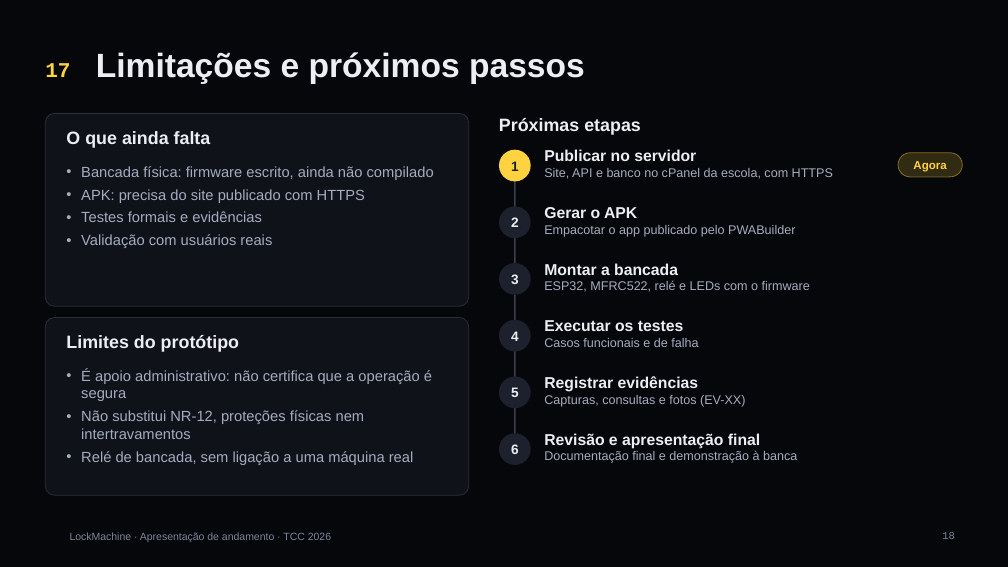
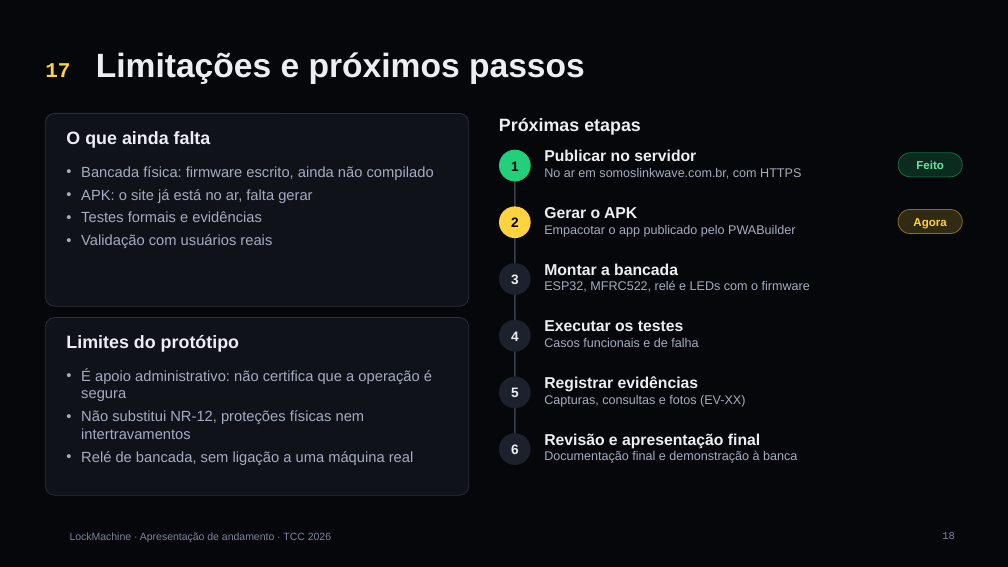
Before and after one commit to LeonardoKronka/linkwave-lockmachine, a slide deck: slide 18 of docs/apresentacao/completa/LockMachine_Completa_PowerPoint.pptx. Drawn at 1008x567 pixels with LibreOffice and Linux fonts; fonts in the diff are those of the drawing; background and template pictures are left out. Boxes give left, top, right and bottom in pixels: in the first picture for what was removed or moved away, otherwise in the second. Text is boxed around its words. In the diff, an @@ line names an element or a change of style, - is before the commit and + after.

```diff
--- a/docs/apresentacao/completa/LockMachine_Completa_PowerPoint.pptx
+++ b/docs/apresentacao/completa/LockMachine_Completa_PowerPoint.pptx
@@ ellipse "1" at (499, 150, 531, 181): text colour #1C212D to #000000; fill #FFD23F to #22D07B @@
@@ text at (544, 168, 801, 179): text changed @@
-Site, API e banco no cPanel da escola, com HTTPS
+No ar em somoslinkwave.com.br, com HTTPS
@@ rounded rectangle added at (898, 153, 963, 177), fill #22D07B at 18% opacity, outline #22D07B 0.75 pt, 11 pt, text #63E6A6, bold @@
+Feito
@@ text at (81, 189, 312, 203): text changed @@
-• APK: precisa do site publicado com HTTPS
+• APK: o site já está no ar, falta gerar
@@ ellipse "2" at (499, 206, 531, 238): text colour #ECEEF4 to #000000; fill #1C212D to #FFD23F @@
@@ rounded rectangle "Agora": place and size @@
-rounded rectangle "Agora" at (898, 153, 963, 177)
+rounded rectangle "Agora" at (898, 209, 963, 234)
```
Also in this commit, not shown: 2 other slides changed, 5 other files.
